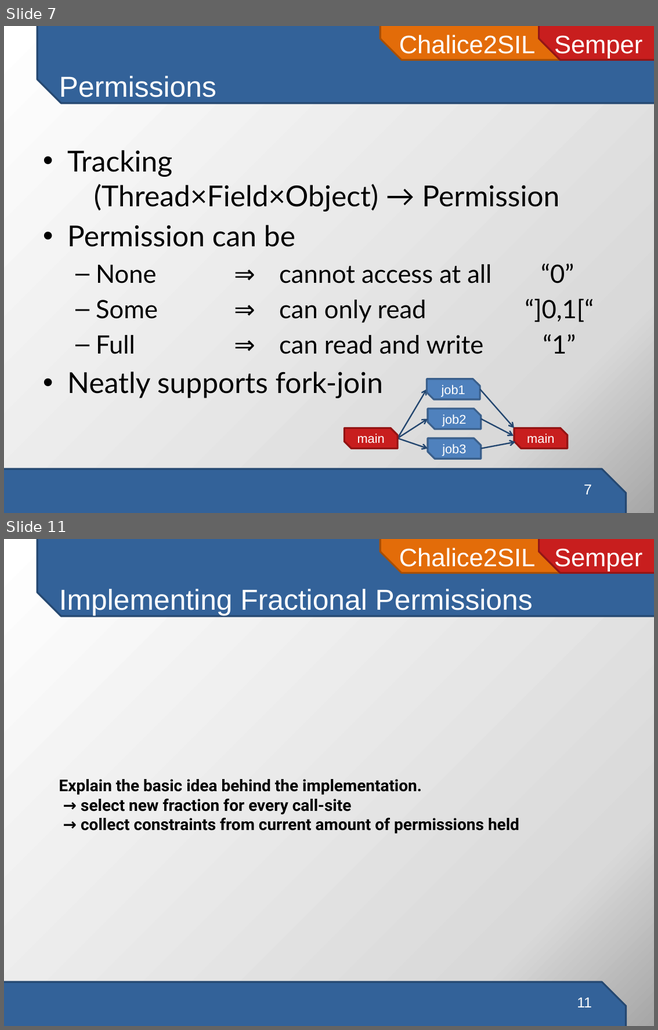
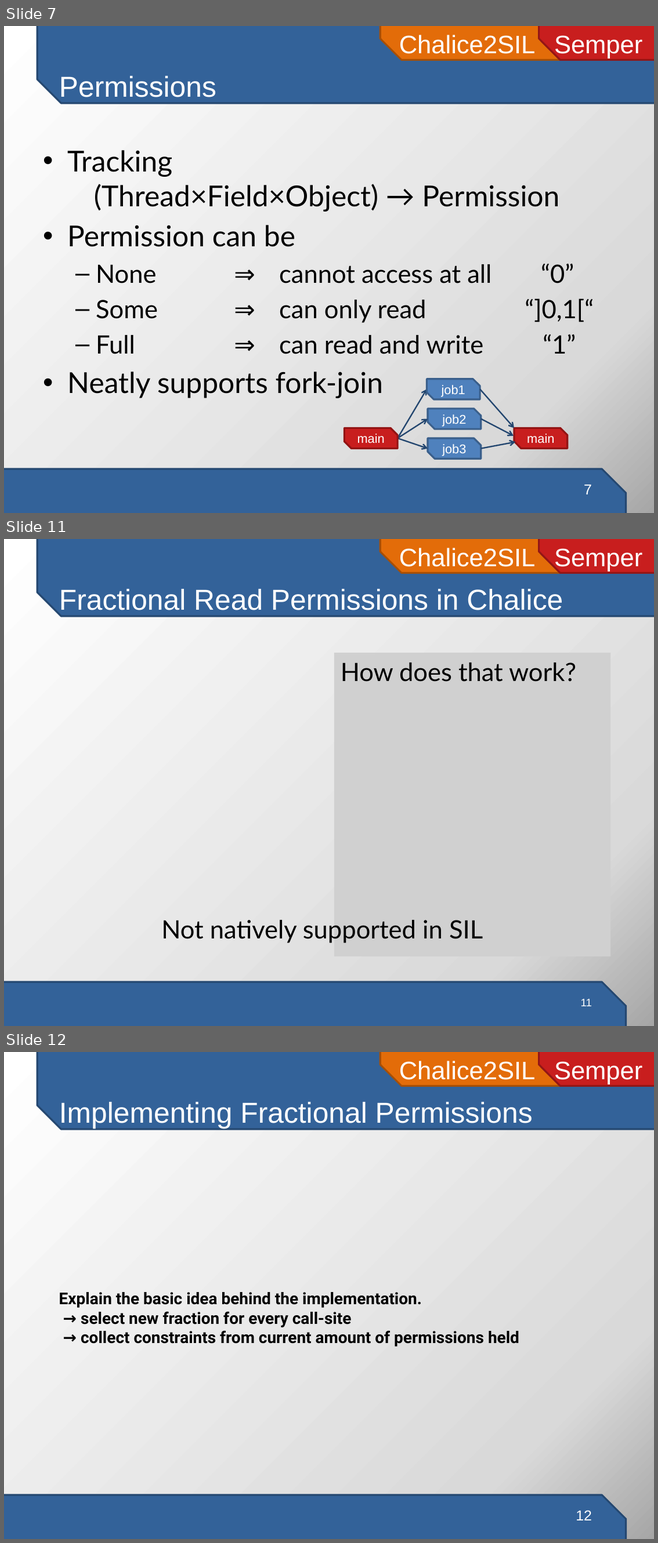
Before and after one commit to viperproject/chalice2silver, a slide deck: chalice2sil/doc/presentation/chalice2sil-presentation.pptx. Shown one above the other, each under a label of ours: slides 7 and 11 before the commit, slides 7, 11 and 12 after it; the slides between them are not shown. The pictures are 658x1030 and 658x1543 pixels, drawn with LibreOffice and Linux fonts; fonts in the diff are those of the drawing; grey boxes stand for pictures. Boxes give left, top, right and bottom in pixels: in the first picture for what was removed or moved away, otherwise in the second. Text is boxed around its words. In the diff, an @@ line names an element or a change of style, - is before the commit and + after.

Commit message:
explain read fractions

```diff
--- a/chalice2sil/doc/presentation/chalice2sil-presentation.pptx
+++ b/chalice2sil/doc/presentation/chalice2sil-presentation.pptx
@@ slide 11 added at <box>4,539,654,1026</box>, background gradient #FFFFFF to #D9D9D9 to #A6A6A6; not listed: 4 template elements that a slide beside it also shows @@
@@ title added at <box>59,589,563,616</box>, 32 pt, text #FFFFFF @@
+Fractional Read Permissions in Chalice
@@ picture added at <box>334,653,610,957</box> @@
@@ text added at <box>340,663,576,682</box>, 28 pt, text #000000 @@
+How does that work?
@@ text added at <box>161,920,482,943</box>, 28 pt, text #000000 @@
+Not natively supported in SIL
@@ page number added at <box>581,999,592,1006</box>, 12 pt, text #FFFFFF @@
+11
@@ what was slide 11 is now slide 12 @@
@@ page number at <box>575,1510,592,1521</box>: text changed @@
-11
+12
```
Also in this commit, not shown: 3 slides changed, 1 other slide added, 1 slide removed.
